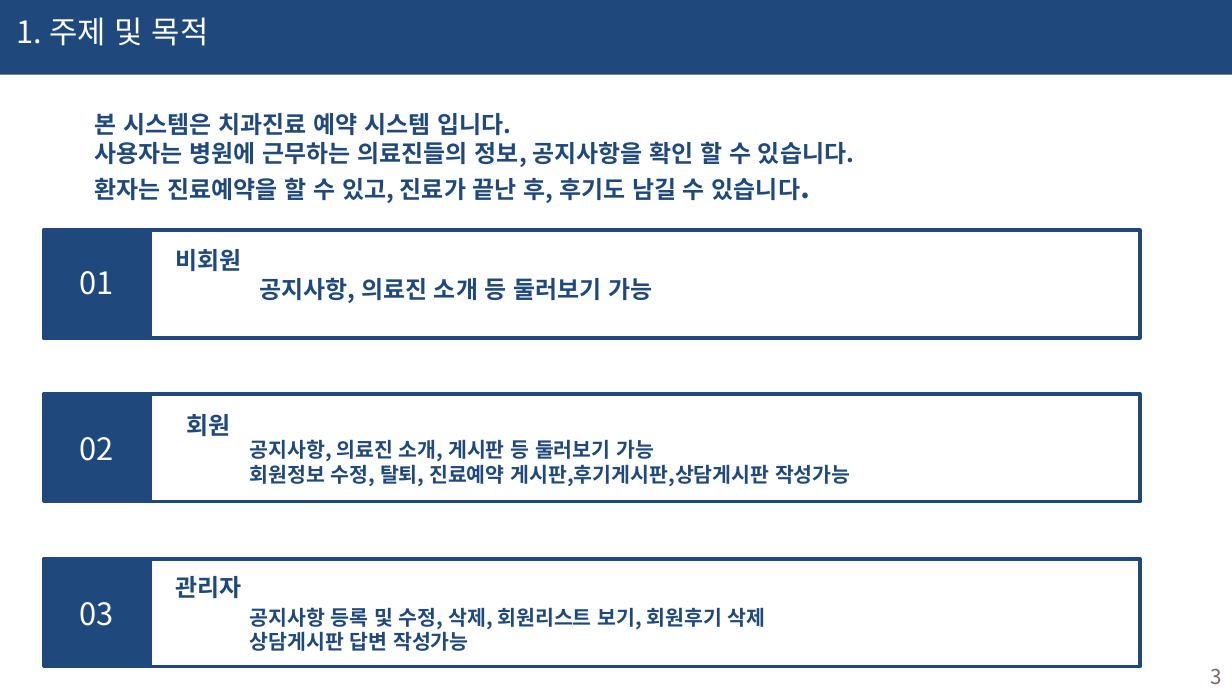
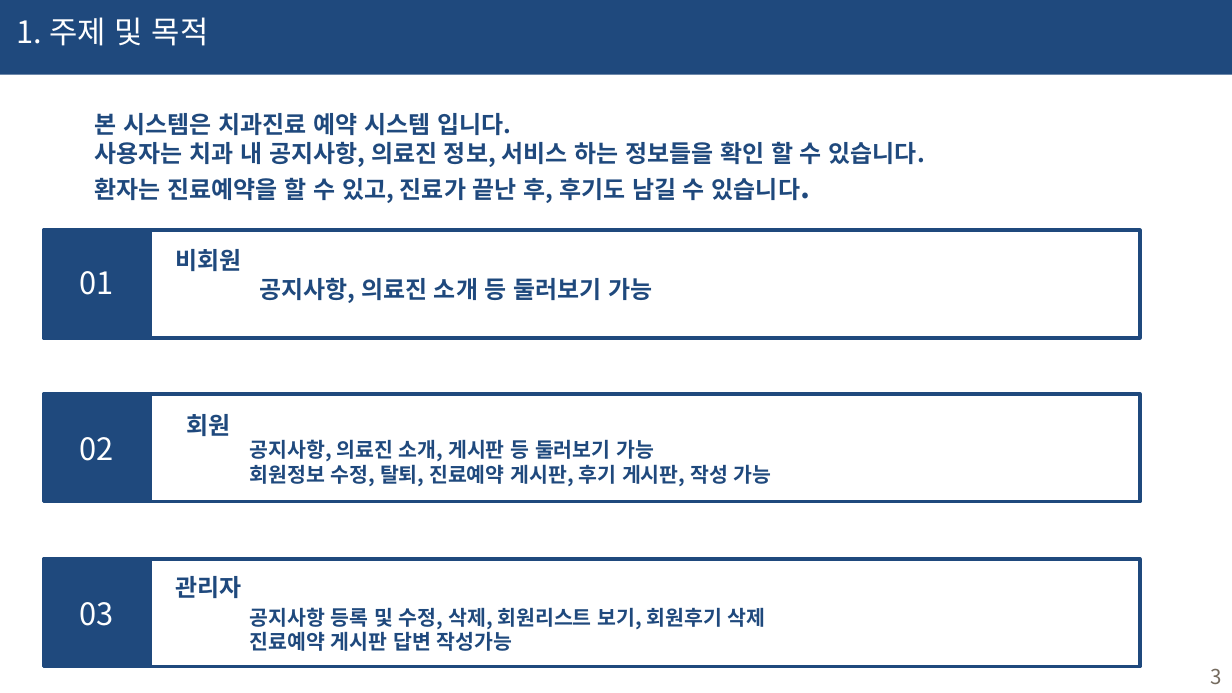
Before and after one commit to haryoung1/1st-dentalproject, a slide deck: slide 3 of 0317_치카치카치과.pptx. Drawn at 1232x693 pixels with LibreOffice and Linux fonts; fonts in the diff are those of the drawing. Boxes give left, top, right and bottom in pixels: in the first picture for what was removed or moved away, otherwise in the second. Text is boxed around its words. In the diff, an @@ line names an element or a change of style, - is before the commit and + after.

```diff
--- a/0317_치카치카치과.pptx
+++ b/0317_치카치카치과.pptx
@@ text at <box>95,141,926,167</box>: text changed @@
-사용자는 병원에 근무하는 의료진들의 정보, 공지사항을 확인 할 수 있습니다.
+사용자는 치과 내 공지사항, 의료진 정보, 서비스 하는 정보들을 확인 할 수 있습니다.
@@ text at <box>250,464,772,486</box>: text changed @@
-회원정보 수정, 탈퇴, 진료예약 게시판,후기게시판,상담게시판 작성가능
+회원정보 수정, 탈퇴, 진료예약 게시판, 후기 게시판, 작성 가능
@@ text at <box>250,631,512,651</box>: text changed @@
-상담게시판 답변 작성가능
+진료예약 게시판 답변 작성가능
```
Also in this commit, not shown: 12 other slides changed, 11 slides added, 2 slides removed, 7 other files.
